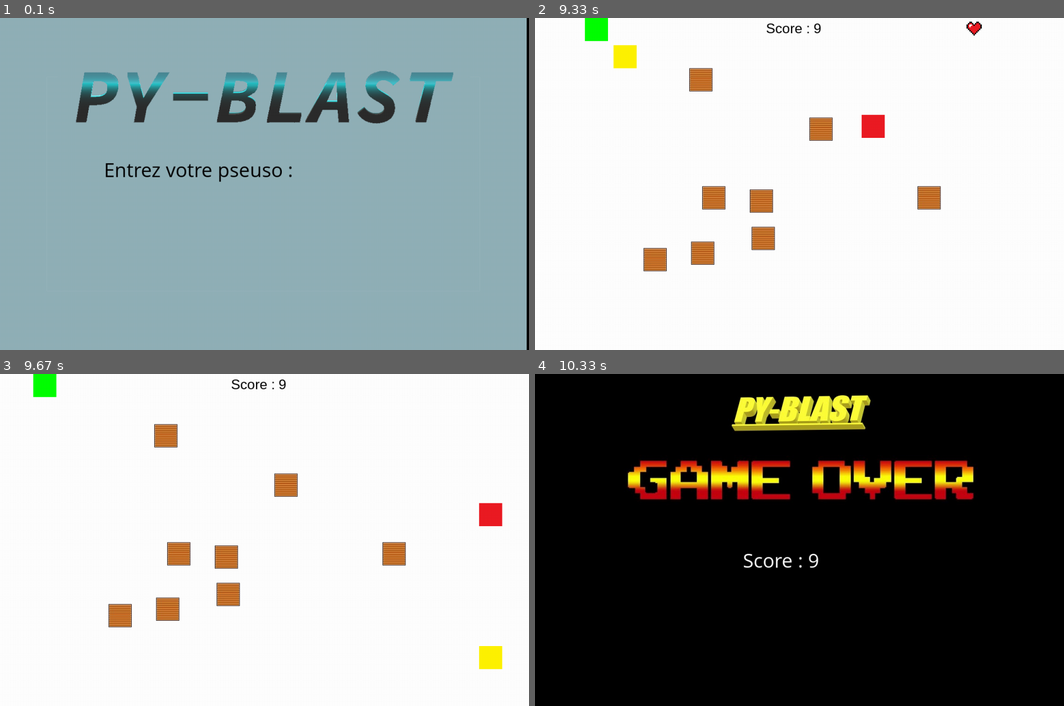
Above: before the commit, frames 1-4 (two rows, left to right).
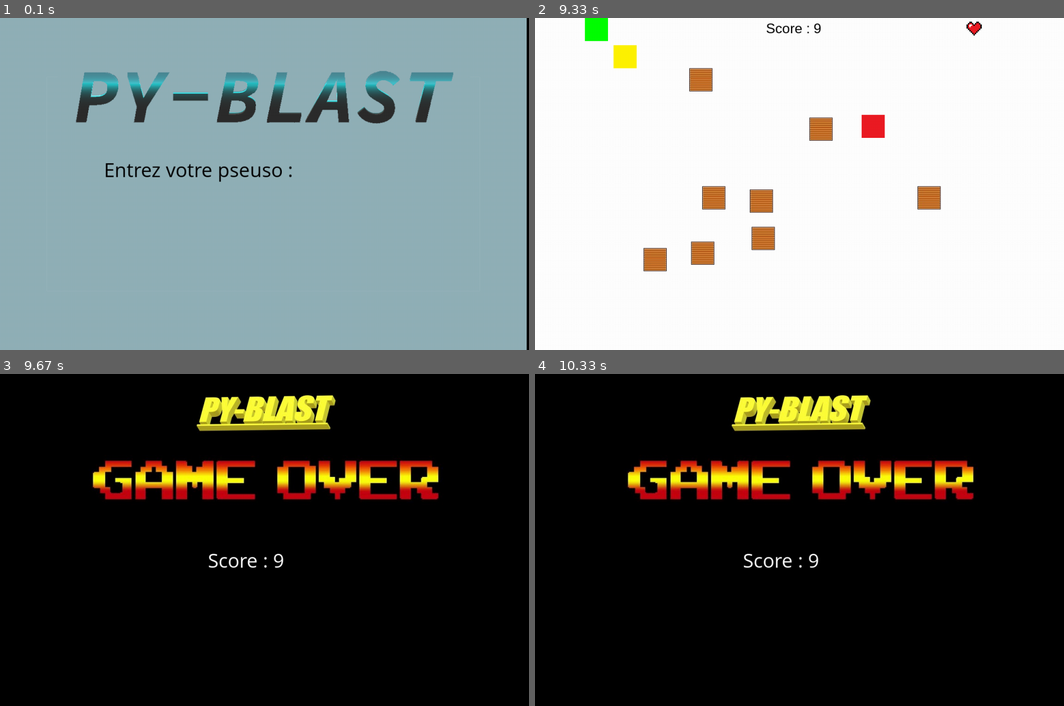
Above: after the commit, the same moments.

Repository: matthieurobert/Projet-ISN
Game: pygame game, started from test_bot.py
The game is run twice, just before and just after one commit, with the same random seed, the same clock (stepped at 60 frames per second) and the same inputs.
Inputs:
- Up to frame 1 (0.1 s): no input
- Up to frame 2 (9.33 s): tap Enter at 0.33, 3.4, 5.83 s; hold A 0.67-1.2 s; hold S 1.23-1.53 s; hold A 1.57-1.97 s; tap V at 1.72 s; hold W 2-2.37 s; hold D 2.4-3.03 s; type "ann" at 3.07 s; hold S 3.47-3.83 s; hold A 3.87-4.33 s; hold W 4.87-5.17 s; hold D 5.2-5.67 s; type "a" at 5.7 s; hold A 6.27-6.8 s; hold S 6.83-7.13 s; hold W 7.6-7.97 s; hold D 8-8.63 s; hold A from 9.07 s (still down)
- Up to frame 3 (9.67 s): release A at 9.53 s; hold D from 9.57 s (still down)
- Up to frame 4 (10.33 s): release D at 10.03 s

Frames 1-2 are identical in both runs. In frame 3, 100% of the frame differs, in the area x 0-100%, y 0-100%; in frame 4, nothing differs.

Commit message:
bug corrigé de l'invincibilité

Diff:
--- a/test_bot.py
+++ b/test_bot.py
@@ -292,8 +292,8 @@
                         fenetre.blit( follower.image,follower.rect)
                         fenetre.blit( pab.image, pab.rect)
                         pygame.display.flip()
-                    if point_vie == 0 :
-                        continuer2 = 0
+            if point_vie == 0 :
+                continuer2 = 0
         game_over(conteur,fenetre,nom_joueur)
 
         while continuer3:
